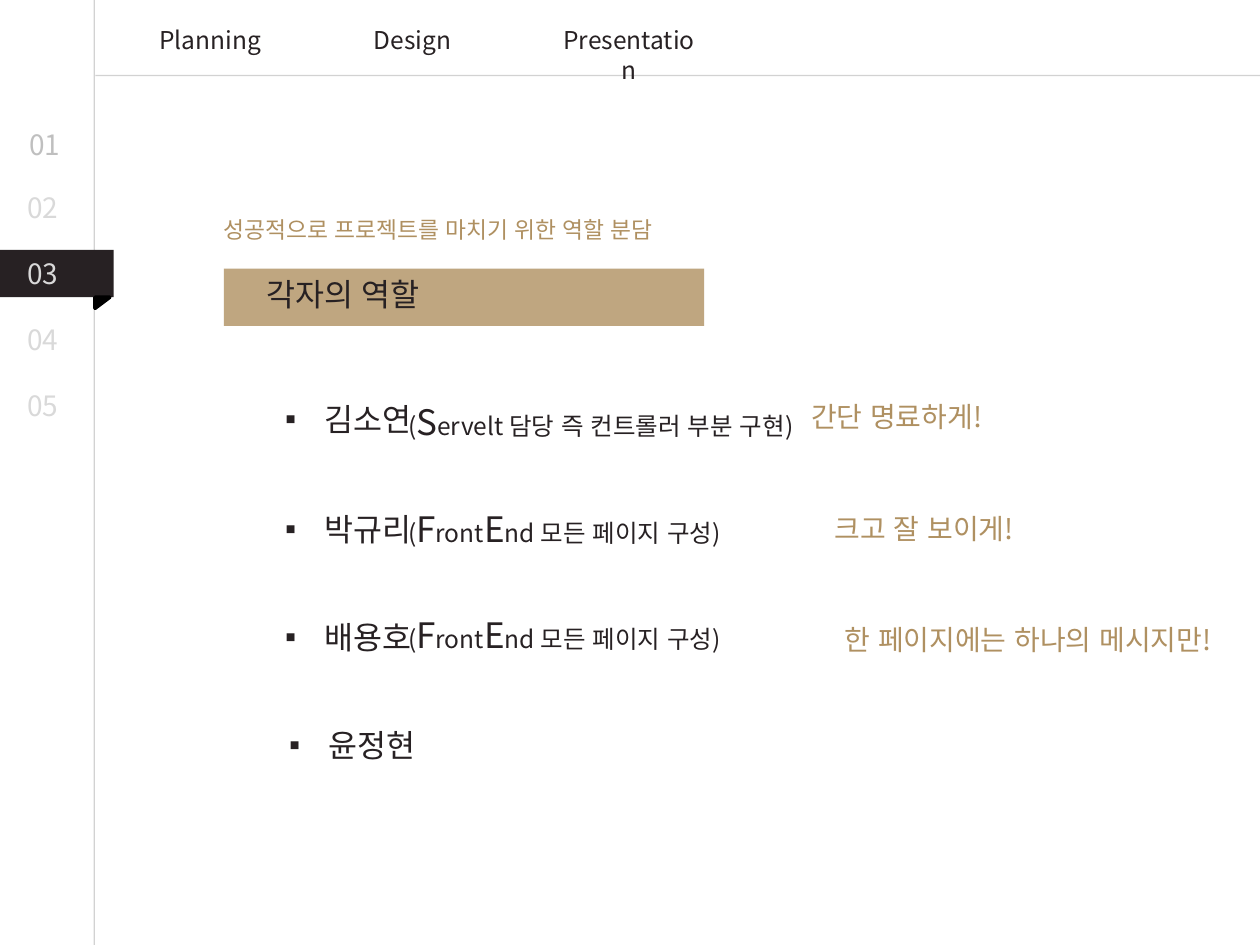
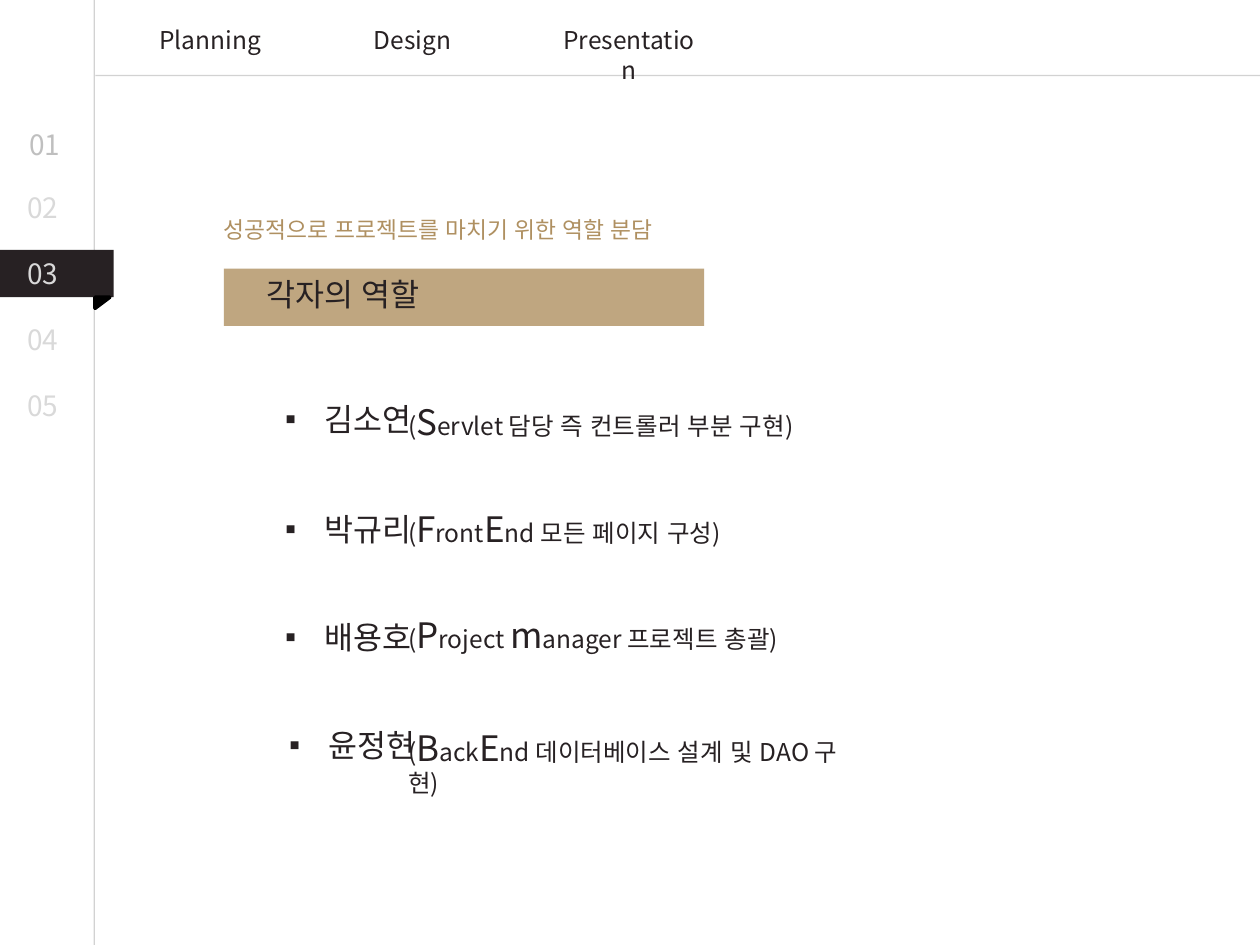
Before and after one commit to byh020907/2uzubook, a slide deck: slide 15 of Presentation/PPT템플릿_강의안.pptx (slide 14 before the commit). Drawn at 1260x945 pixels with LibreOffice and Linux fonts; fonts in the diff are those of the drawing. Boxes give left, top, right and bottom in pixels: in the first picture for what was removed or moved away, otherwise in the second. Text is boxed around its words. In the diff, an @@ line names an element or a change of style, - is before the commit and + after.

```diff
--- a/Presentation/PPT템플릿_강의안.pptx
+++ b/Presentation/PPT템플릿_강의안.pptx
@@ text removed at [811, 404, 982, 429] @@
-간단 명료하게!
@@ text removed at [835, 516, 1013, 541] @@
-크고 잘 보이게!
@@ text at [627, 627, 779, 653]: text changed @@
-(FrontEnd 모든 페이지 구성)
+(Project manager 프로젝트 총괄)
@@ text removed at [845, 627, 1211, 652] @@
-한 페이지에는 하나의 메시지만!
@@ text added at [408, 740, 838, 797], 14 pt, text #272123 @@
+(BackEnd 데이터베이스 설계 및 DAO 구현)
```
Also in this commit, not shown: 1 other slide changed, 3 slides added, 2 slides removed, 1 other file.
